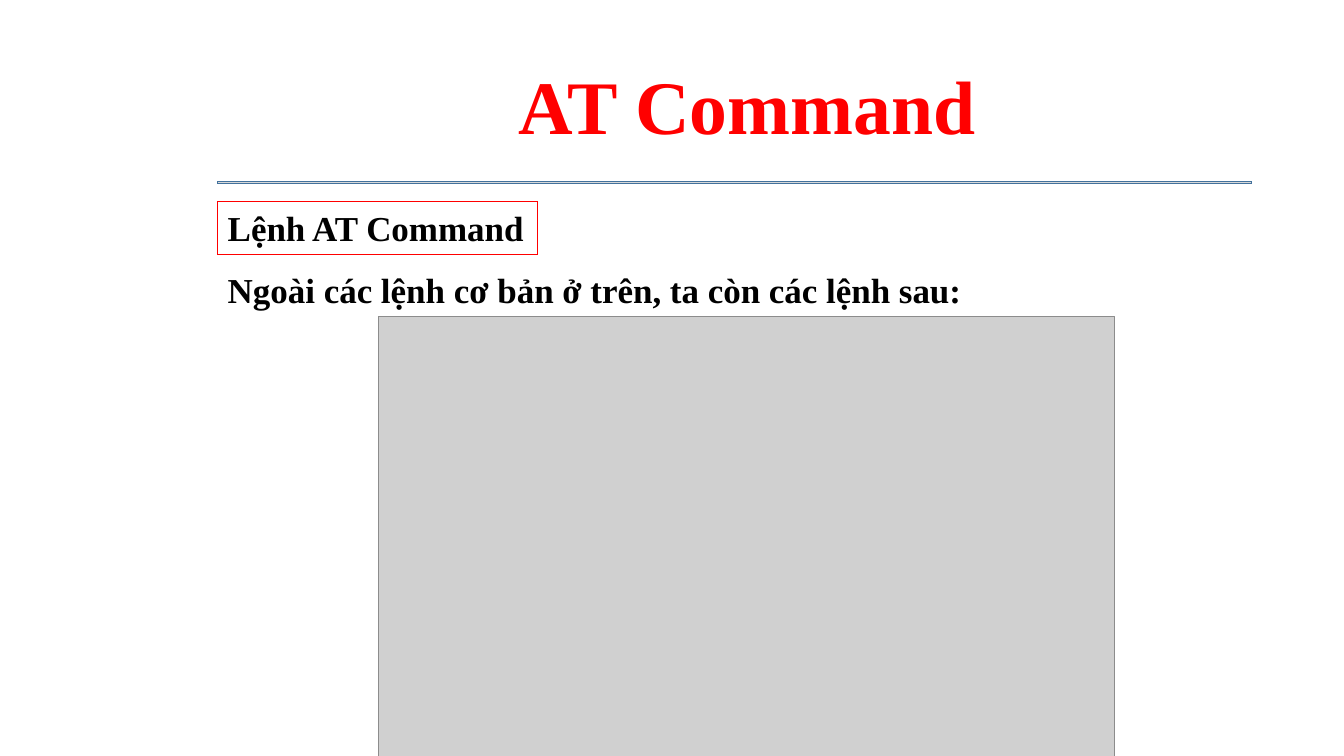
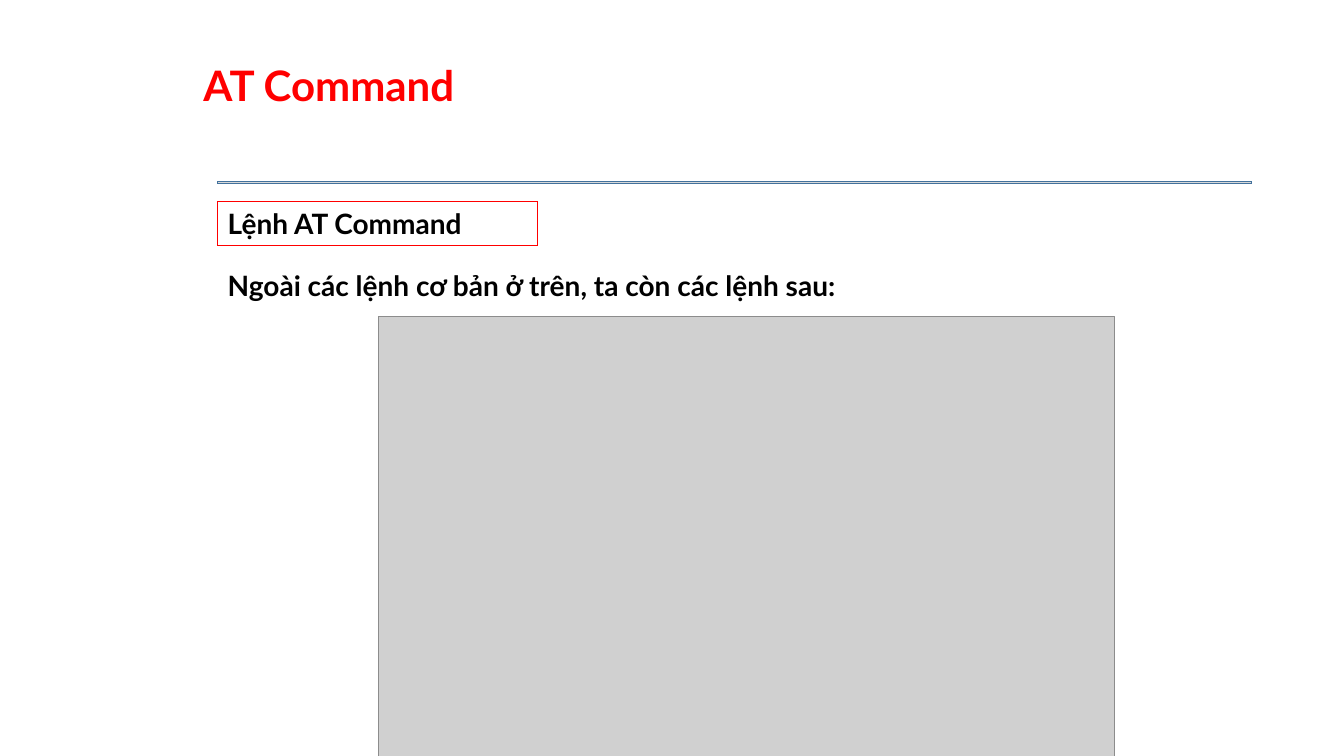
Before and after one commit to daotuyen9244/Indruino-Iot-Project, a slide deck: slide 13 of FW/Tuan/Week 4/Powerpoint tuần 4/AT Command.pptx. Drawn at 1344x756 pixels with LibreOffice and Linux fonts; fonts in the diff are those of the drawing; grey boxes stand for pictures; background and template pictures are left out. Boxes give left, top, right and bottom in pixels: in the first picture for what was removed or moved away, otherwise in the second. Text is boxed around its words. In the diff, an @@ line names an element or a change of style, - is before the commit and + after.

```diff
--- a/FW/Tuan/Week 4/Powerpoint tuần 4/AT Command.pptx
+++ b/FW/Tuan/Week 4/Powerpoint tuần 4/AT Command.pptx
@@ text "AT Command" at (203, 69, 454, 102): size 54 to 30 pt, font Times New Roman to Lato; alignment centre to left @@
@@ rectangle "Lệnh AT Command" at (218, 202, 537, 246): size 25 to 20 pt, font Times New Roman to Lato @@
@@ rectangle "Lệnh AT Command": place and size @@
-rectangle "Lệnh AT Command" at (218, 202, 537, 254)
+rectangle "Lệnh AT Command" at (218, 202, 537, 246)
@@ text "Ngoài các lệnh cơ bản ..." at (228, 275, 836, 302): size 25 to 20 pt, font Times New Roman to Lato @@
```
Also in this commit, not shown: 12 other slides changed, 2 other files.
